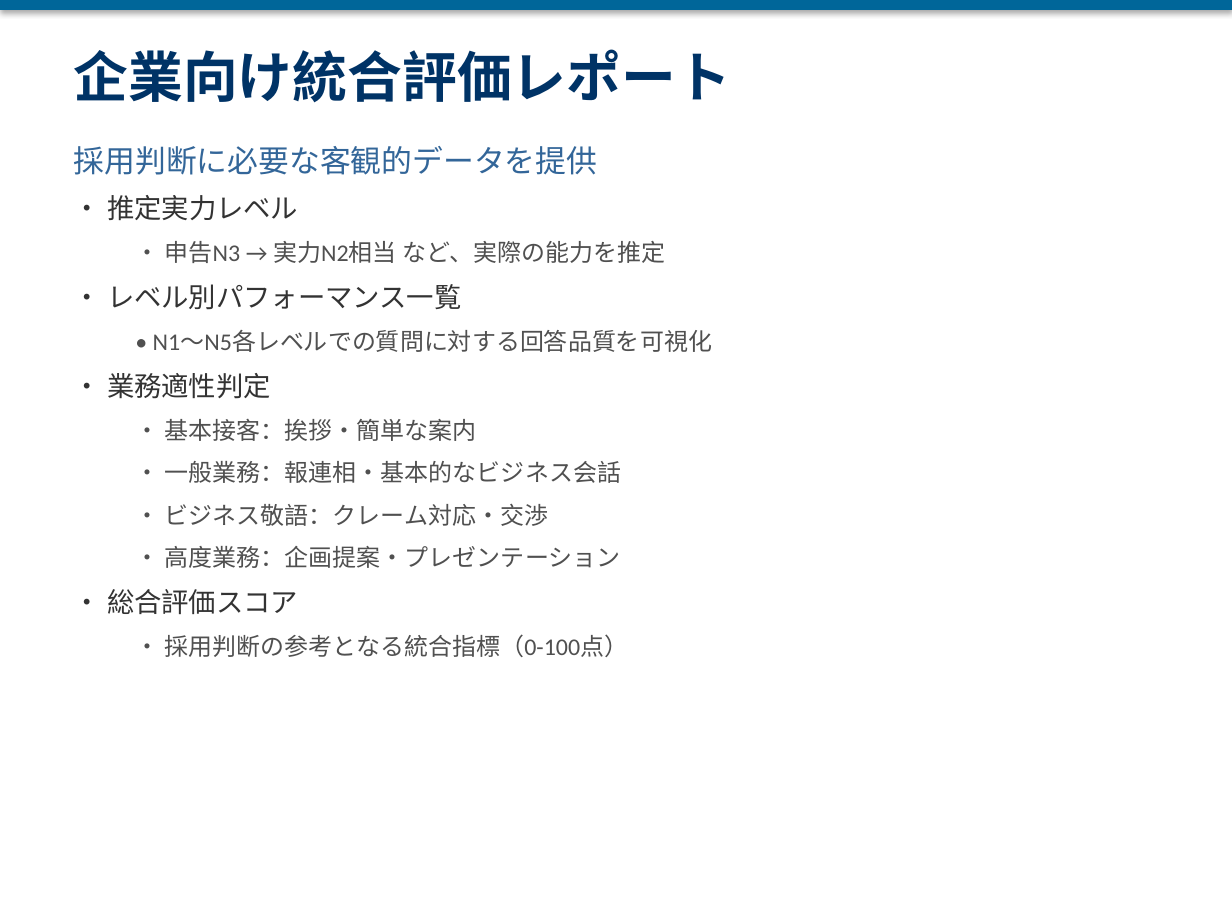
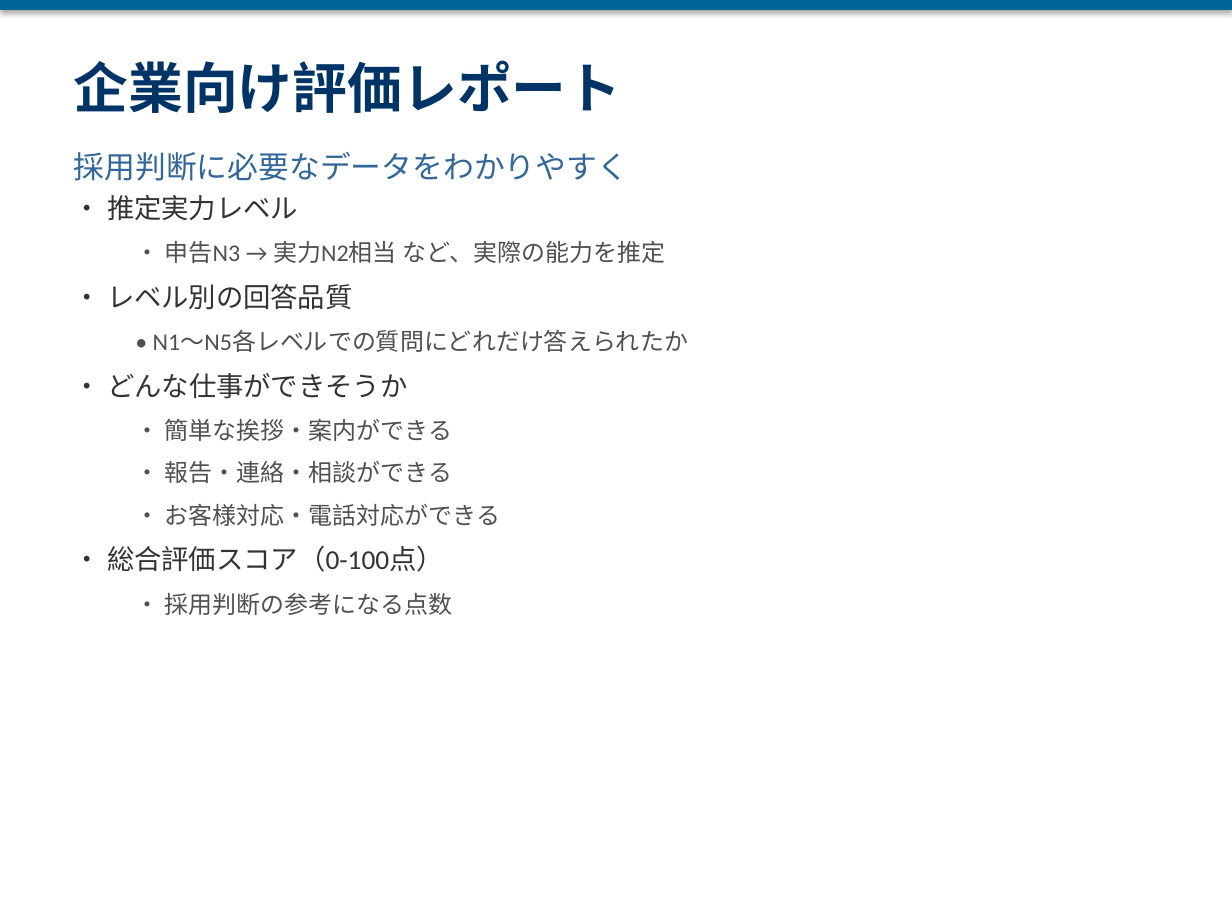
Before and after one commit to yoshidasendai115/ai-interview, a slide deck: slide 11 of docs/プレゼン資料/AI面接プラットフォーム_投資家向け.pptx (slide 10 before the commit). Drawn at 1232x924 pixels with LibreOffice and Linux fonts; fonts in the diff are those of the drawing. Boxes give left, top, right and bottom in pixels: in the first picture for what was removed or moved away, otherwise in the second. Text is boxed around its words. In the diff, an @@ line names an element or a change of style, - is before the commit and + after.

Commit message:
feat: 学習ステップテンプレートJSONとドキュメント・UI更新
- backend/app/data/seed/learning_step_templates.json を新規作成
  - 汎用テンプレート（4ステップ）
  - 業界別テンプレート7件（6ステップ）
- 12_面接フロー制御.md にデータソース参照を追加
- 画面設計書DrawIO/PNG更新（学習計画、分析画面等）
- ER図、画面遷移図の更新
- PoC: 固定質問セット、回答サンプル追加

```diff
--- a/docs/プレゼン資料/AI面接プラットフォーム_投資家向け.pptx
+++ b/docs/プレゼン資料/AI面接プラットフォーム_投資家向け.pptx
@@ text "企業向け評価レポート" at [74, 60, 622, 113]: vertical alignment top to middle @@
@@ text at [74, 60, 622, 113]: text changed @@
-企業向け統合評価レポート
+企業向け評価レポート
@@ text "採用判断に必要なデータをわかりやすく" at [74, 152, 628, 181]: vertical alignment top to middle @@
@@ text at [74, 152, 628, 181]: text changed @@
-採用判断に必要な客観的データを提供
+採用判断に必要なデータをわかりやすく
@@ text at [107, 284, 688, 615]: text changed @@
-• レベル別パフォーマンス一覧
-  • N1〜N5各レベルでの質問に対する回答品質を可視化
-• 業務適性判定
-  • 基本接客：挨拶・簡単な案内
-  • 一般業務：報連相・基本的なビジネス会話
-  • ビジネス敬語：クレーム対応・交渉
-  • 高度業務：企画提案・プレゼンテーション
-• 総合評価スコア
-  • 採用判断の参考となる統合指標（0-100点）
+• レベル別の回答品質
+  • N1〜N5各レベルでの質問にどれだけ答えられたか
+• どんな仕事ができそうか
+  • 簡単な挨拶・案内ができる
+  • 報告・連絡・相談ができる
+  • お客様対応・電話対応ができる
+• 総合評価スコア（0-100点）
+  • 採用判断の参考になる点数
```
Also in this commit, not shown: 16 other slides changed, 2 slides added, 54 other files.
